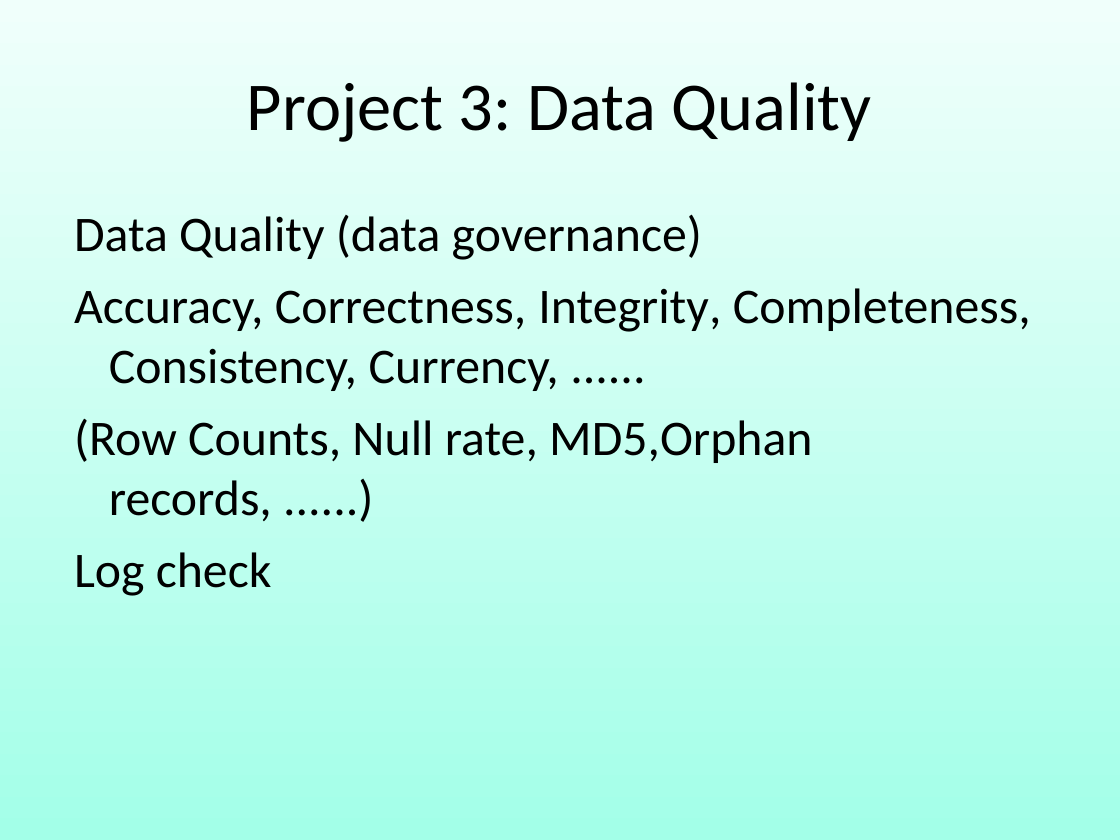
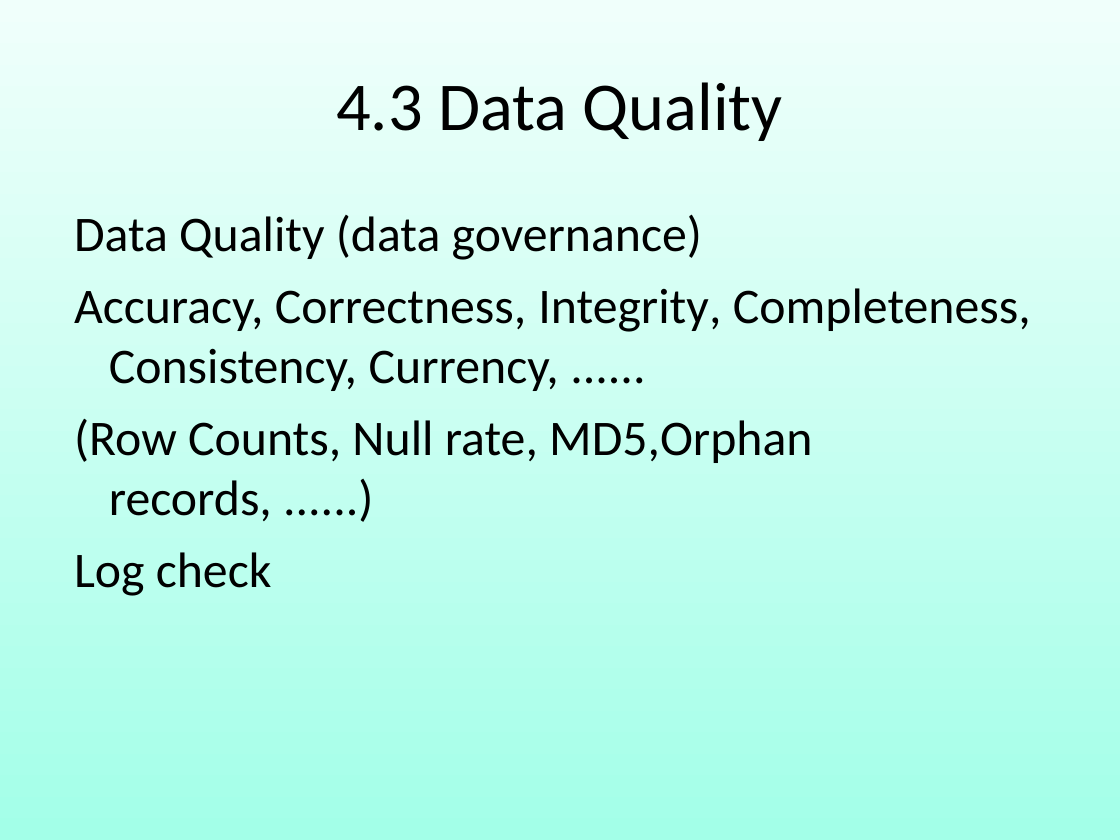
Before and after one commit to robin3795/Data, a slide deck: slide 8 of 2018_4.ppt (slide 9 before the commit). Drawn at 1120x840 pixels with LibreOffice and Linux fonts; fonts in the diff are those of the drawing. Boxes give left, top, right and bottom in pixels: in the first picture for what was removed or moved away, otherwise in the second. Text is boxed around its words. In the diff, an @@ line names an element or a change of style, - is before the commit and + after.

```diff
--- a/2018_4.ppt
+++ b/2018_4.ppt
@@ text in free at (336, 82, 783, 141): text changed @@
-Project 3: Data Quality
+4.3 Data Quality
```
Also in this commit, not shown: 2 other slides changed, 1 slide removed, 1 other file.
